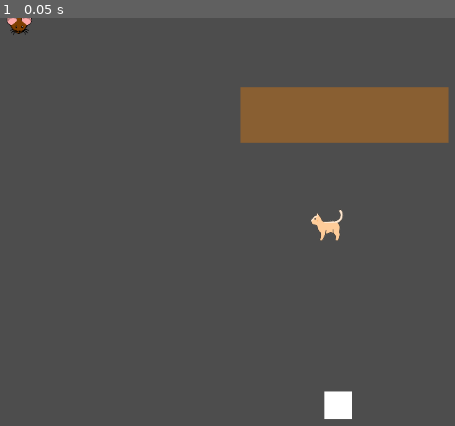
Above: before the commit, frame 1.
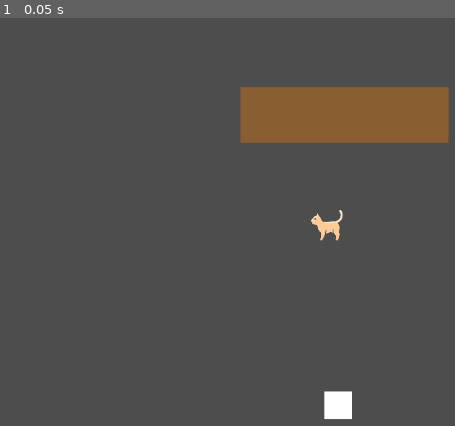
Above: after the commit, the same moment.

Repository: Mateusz-Birembaut/POA_SMA
Game: Godot game, scene res://assets/scene/main.tscn
Two runs of this game, one before a commit and one after it. Both use one fixed random seed, a clock stepped at 60 frames per second and the inputs below.
Inputs:
- Up to frame 1 (0.05 s): no input

The runs differ from the first frame. In frame 1, 0.2% of the frame differs, in the area x 1-8%, y 0-5%.

Commit message:
range nb students

Diff:
--- a/assets/code/environment.gd
+++ b/assets/code/environment.gd
@@ -1,7 +1,8 @@
 class_name Env extends Node2D
 
 
-@export var number_student: int
+@export_range(1, 20)
+var number_student: int
 
 @onready var desk = %Desk
 
--- a/assets/scene/main.tscn
+++ b/assets/scene/main.tscn
@@ -11,7 +11,6 @@
 
 [node name="Room" type="Node2D"]
 script = ExtResource("1_3dsaf")
-number_student = 5
 
 [node name="Desk" type="Area2D" parent="."]
 unique_name_in_owner = true
